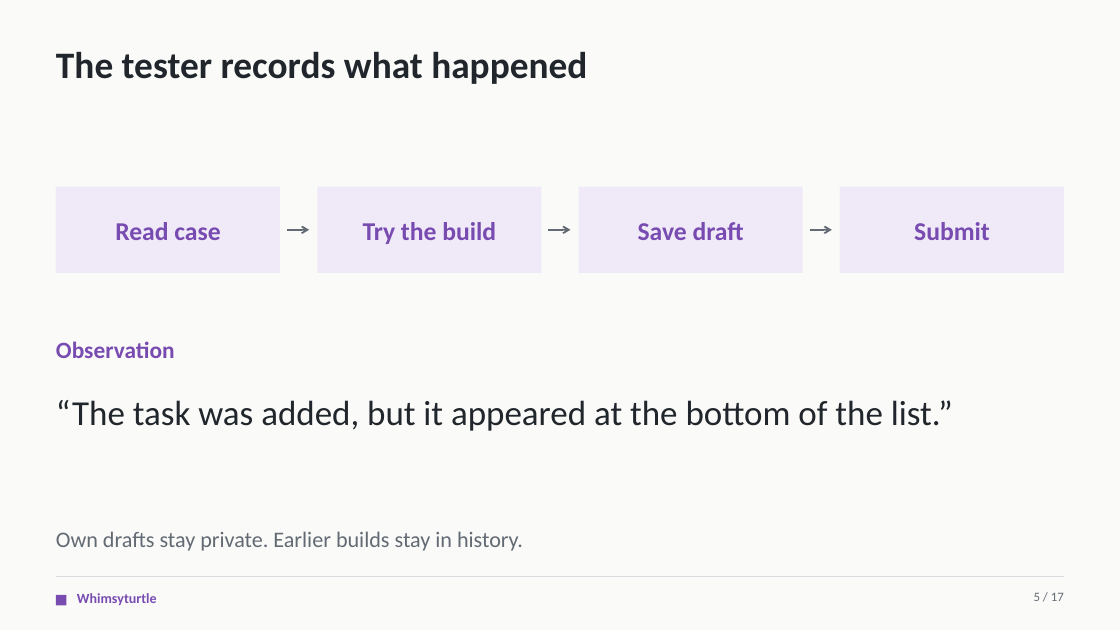
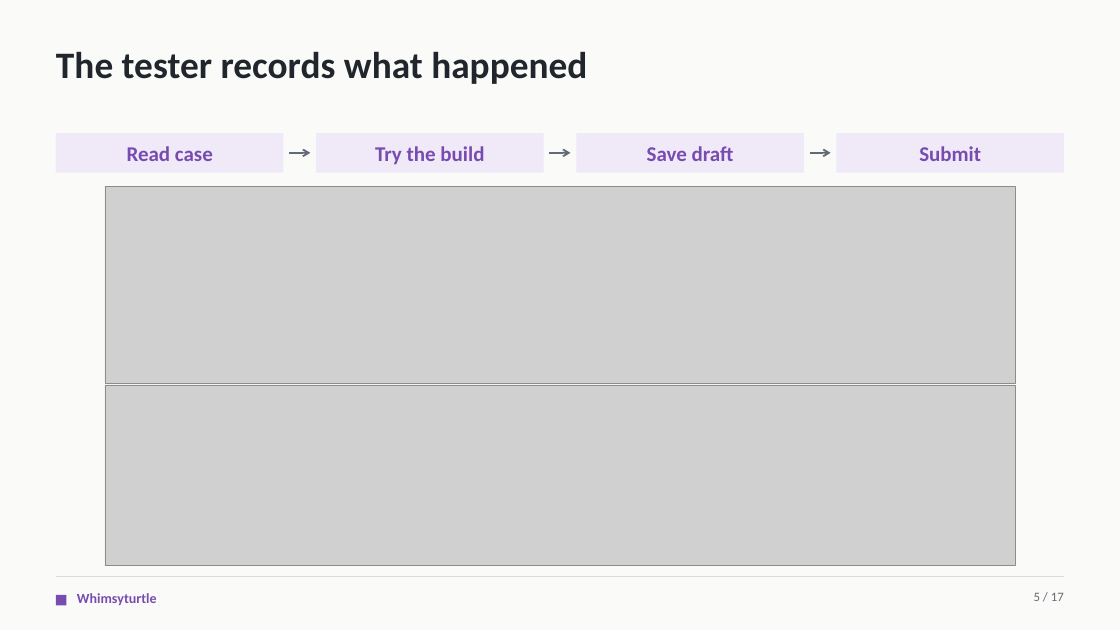
Before and after one commit to CS3227-2610-MP4-Relay/CS3227-2610-MP4, a slide deck: slide 5 of presentations/Relay-MP4.pptx. Drawn at 1120x630 pixels with LibreOffice and Linux fonts; fonts in the diff are those of the drawing; grey boxes stand for pictures. Boxes give left, top, right and bottom in pixels: in the first picture for what was removed or moved away, otherwise in the second. Text is boxed around its words. In the diff, an @@ line names an element or a change of style, - is before the commit and + after.

```diff
--- a/presentations/Relay-MP4.pptx
+++ b/presentations/Relay-MP4.pptx
@@ rectangle "Read case" resized from (x1=56, y1=187, x2=281, y2=273) to (x1=56, y1=133, x2=284, y2=172) @@
@@ rectangle "Try the build" resized from (x1=318, y1=187, x2=542, y2=273) to (x1=316, y1=133, x2=544, y2=172) @@
@@ rectangle "Save draft" resized from (x1=579, y1=187, x2=803, y2=273) to (x1=576, y1=133, x2=804, y2=172) @@
@@ size 22 to 18 pt in 4 elements at (x1=316, y1=133, x2=544, y2=172), (x1=576, y1=133, x2=804, y2=172), (x1=56, y1=133, x2=284, y2=172), (x1=837, y1=133, x2=1065, y2=172) @@
@@ rectangle "Submit" resized from (x1=840, y1=187, x2=1065, y2=273) to (x1=837, y1=133, x2=1065, y2=172) @@
@@ 3 arrows moved together from (x1=287, y1=230, x2=832, y2=230) to (x1=289, y1=153, x2=831, y2=153) @@
@@ picture added at (x1=105, y1=187, x2=1015, y2=383) @@
@@ text removed at (x1=56, y1=341, x2=175, y2=358) @@
-Observation
@@ picture added at (x1=105, y1=385, x2=1015, y2=565) @@
@@ text removed at (x1=56, y1=400, x2=953, y2=431) @@
-“The task was added, but it appeared at the bottom of the list.”
@@ text removed at (x1=56, y1=531, x2=523, y2=551) @@
-Own drafts stay private. Earlier builds stay in history.
```
Also in this commit, not shown: 3 other slides changed, 3 other files.
